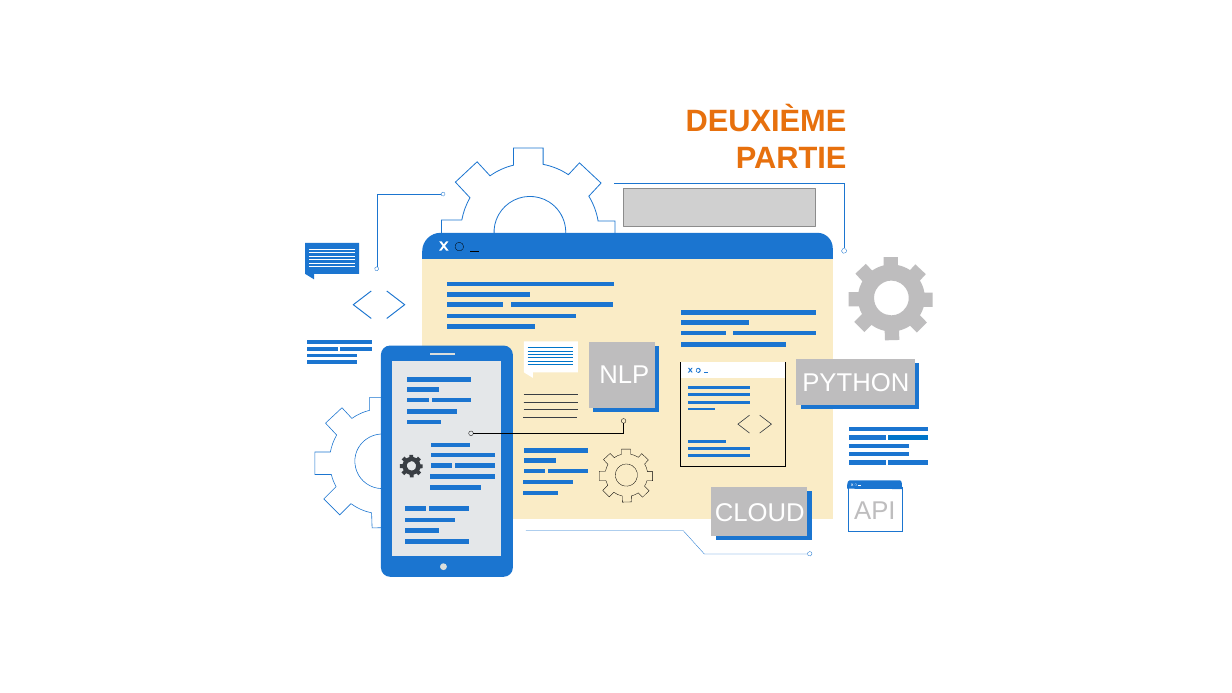
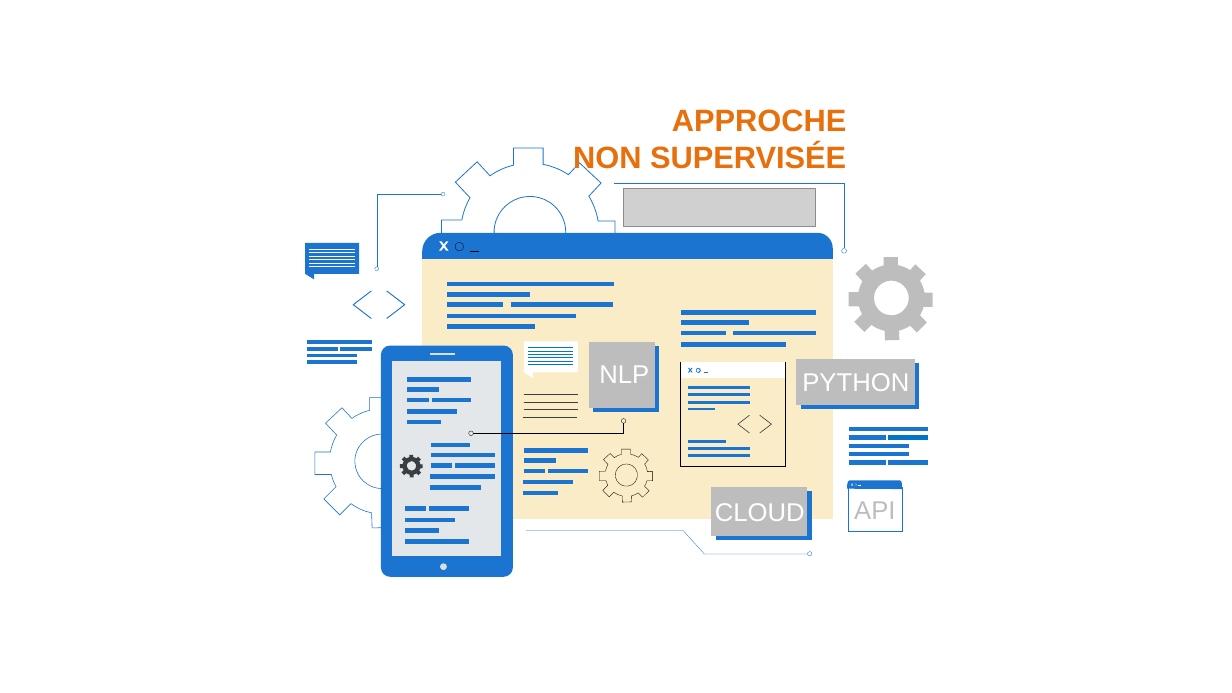
Before and after one commit to BiGHeaDMaX/Suggestion-automatique-de-mots-cles, a slide deck: slide 10 of 07 - Présentation.pptx (slide 8 before the commit). Drawn at 1232x693 pixels with LibreOffice and Linux fonts; fonts in the diff are those of the drawing; grey boxes stand for pictures. Boxes give left, top, right and bottom in pixels: in the first picture for what was removed or moved away, otherwise in the second. Text is boxed around its words. In the diff, an @@ line names an element or a change of style, - is before the commit and + after.

Commit message:
Parties 1 à 4

```diff
--- a/07 - Présentation.pptx
+++ b/07 - Présentation.pptx
@@ text at [573,109,846,174]: text changed @@
-DEUXIÈME
-PARTIE
+APPROCHE
+NON SUPERVISÉE
```
Also in this commit, not shown: 6 other slides changed, 17 slides added, 1 slide removed.
